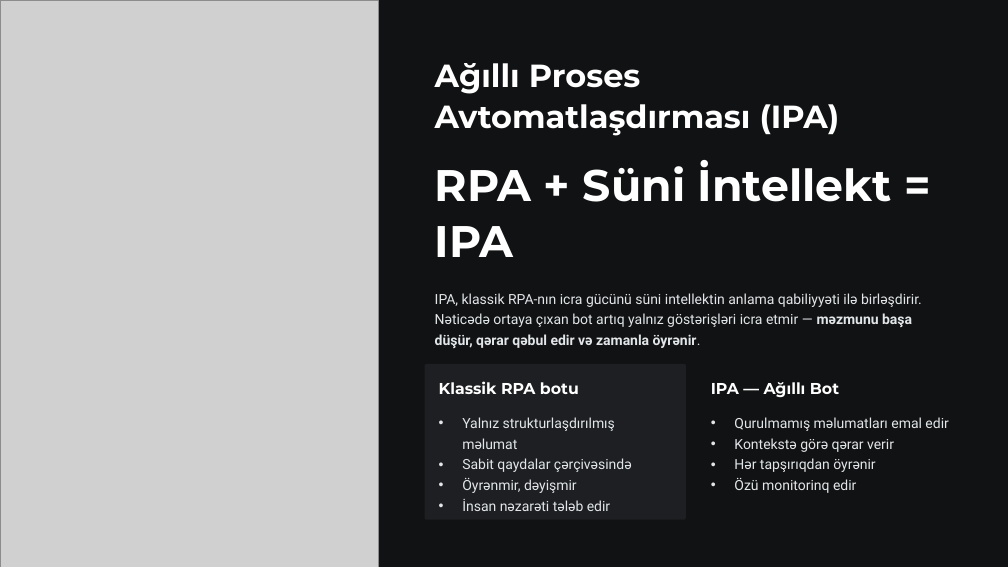
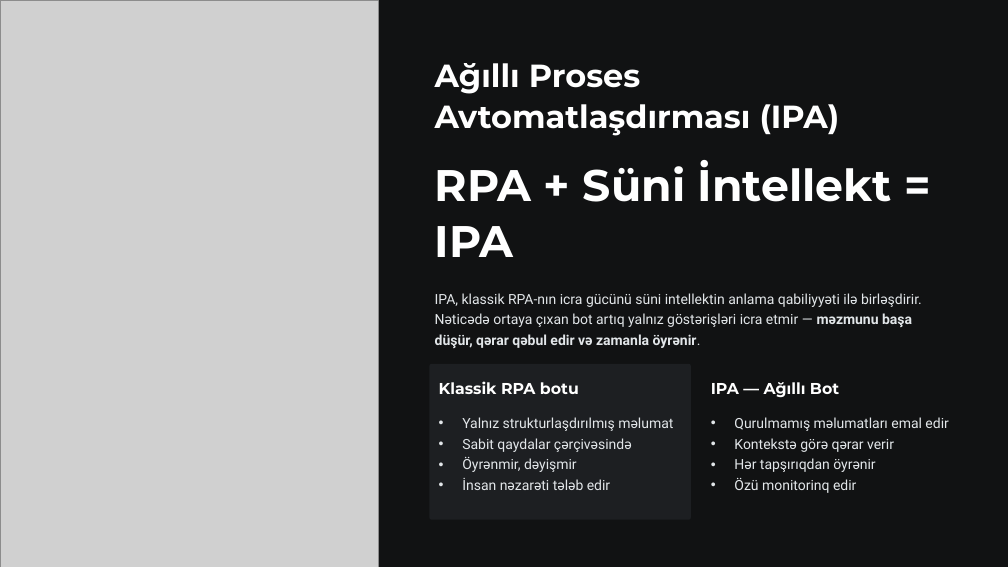
Before and after one commit to oiskenderov/ai-management-course, a slide deck: slide 5 of Seperated/Presentations/L6-Detail-Suni-intellektle-proseslerin-avtomatlasdirilmasi-RPA-AI.pptx. Drawn at 1008x567 pixels with LibreOffice and Linux fonts; fonts in the diff are those of the drawing; grey boxes stand for pictures. Boxes give left, top, right and bottom in pixels: in the first picture for what was removed or moved away, otherwise in the second. Text is boxed around its words. In the diff, an @@ line names an element or a change of style, - is before the commit and + after.

```diff
--- a/Seperated/Presentations/L6-Detail-Suni-intellektle-proseslerin-avtomatlasdirilmasi-RPA-AI.pptx
+++ b/Seperated/Presentations/L6-Detail-Suni-intellektle-proseslerin-avtomatlasdirilmasi-RPA-AI.pptx
@@ rounded rectangle: place and size @@
-rounded rectangle at bbox=[425, 364, 686, 520]
+rounded rectangle at bbox=[430, 364, 691, 520]
@@ text "Yalnız strukturlaşdırılmış məlumat" rewrapped from bbox=[462, 417, 632, 511] to bbox=[462, 417, 673, 490] @@
```
Also in this commit, not shown: 3 other slides changed, 1 other file.
